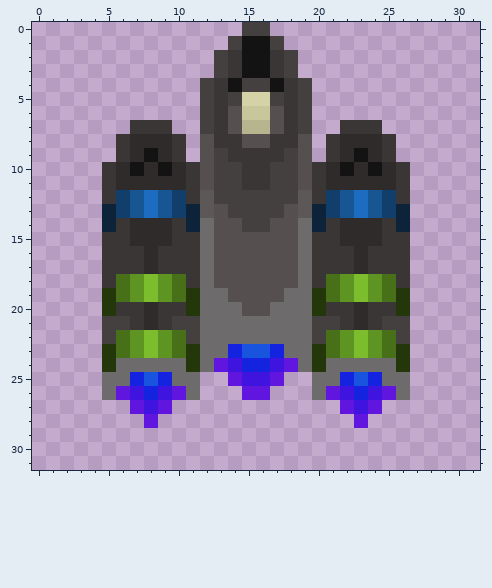
Two states of a pixel-art sprite, Pygame/Assets/Nau2.png. This is how it looked before the edit.
The file is 32x32 pixels. Colours within 5 levels of each other are drawn and written as one.
The same view after the edit:
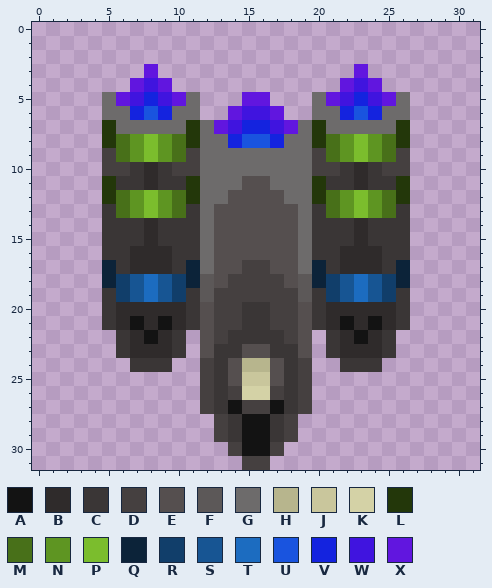
Palette (. is transparent): A #131313  B #2f2b2b  C #3a3636  D #454040  E #554f4f  F #5c5858  G #6d6b6b  H #b7b58d  J #c9c69c  K #d4d2a6  L #23370a  M #487019  N #5e9522  P #7bbd2d  Q #0c2339  R #113e6a  S #175593  T #1c6cc0  U #1954df  V #1423df  W #4014df  X #6116df
What changed:
Changed rows in their new state; - is an unchanged pixel.
first column x 5:
 0 ----------..----------
 1 ---------....---------
 2 --------......--------
 3 ---X----......----X---
 4 --XWX--........--XWX--
 5 GXWVWXG...XX...GXWVWXG
 6 GGVUVGG..XWWX..GGVUVGG
 7 LGGGGGLGXWVVWXGLGGGGGL
 8 LMNPNMLGGVUUVGGLMNPNML
 9 DMNPNMDGGGGGGGGDMNPNMD
10 DDC-CDDGGGGGGGGDDC-CDD
11 LCC-CCLGGGEEGGGLCC-CCL
12 LMNPNMLGGEEEEGGLMNPNML
13 CMNPNMCG-EEEE-GCMNPNMC
14 C-C-C-C---EE---C-C-C-C
15 --C-C------------C-C--
16 --B-B------------B-B--
17 Q-B-B-Q---DD---Q-B-B-Q
18 QRSTSRQF-DDDD-FQRSTSRQ
19 CRSTSRCFDDDDDDFCRSTSRC
20 CBB-BBCEDDCCDDECBB-BBC
21 CBA-ABCEDDCCDDECBA-ABC
22 .CBABC.EDCCCCDE.CBABC.
23 .CBBBC.ECCEECCE.CBBBC.
24 ..CCC..DCEHHECD..CCC..
25 .......DCEJJECD.......
26 .......DCDKKDCD.......
27 --...--DCADDACD--...--
28 ---.----DCAACD----.---
29 --------DCAACD--------
30 ---------DAAD---------
31 ----------DD----------
